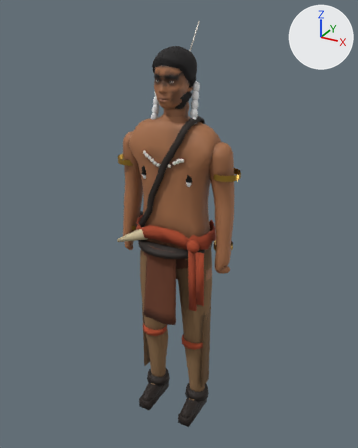
Renders of the glTF model reckoning/models/warrior_braids.glb from each side of a commit.
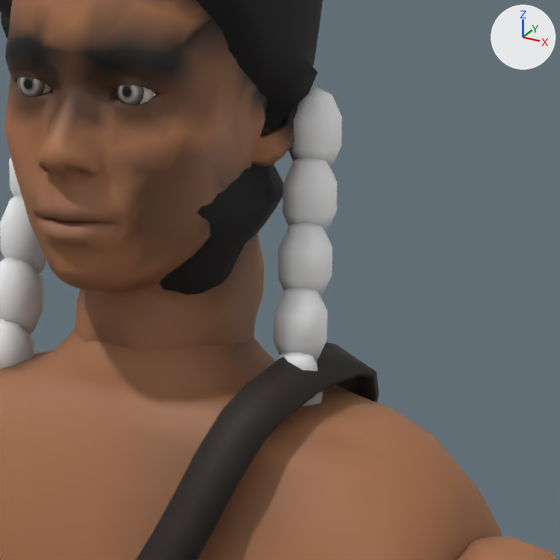
There are two pictures of each version: one whole from a camera (50 mm lens) standing at (0.991, -1.768, 1.906) and looking at (-0.002, 0.037, 1.004), one close up on the part from 43% to 64% of the width and 15% to 32% of the height. The axes (+X, +Y, +Z) are drawn at upper right. The lights are the same throughout. The last two pictures show the newer version. Vertices at exactly the same position are counted once.

Names of what the first close-up shows: 'warrior_braids_body', 'warrior_braids_hair', 'warrior_braids_iris', 'warrior_braids_leather', 'warrior_braids_skin' and 1 more.
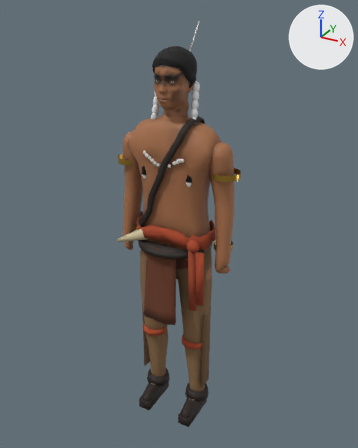
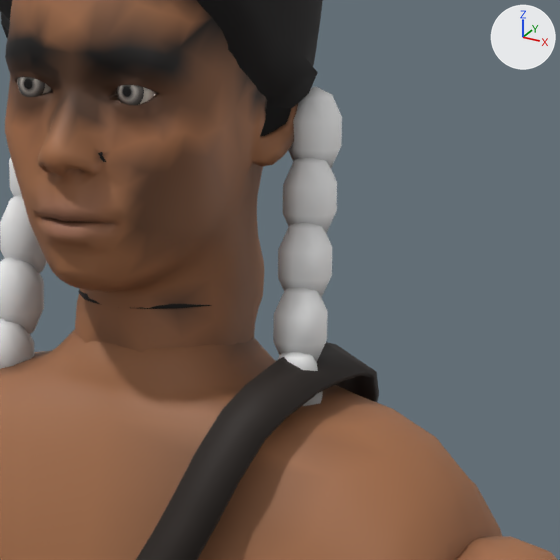
Scene script edits in JSON lines:
```json
{"block": "me_warrior_braids_hair", "where": "me_warrior_braids_hair.from_pydata(...)  # 1898 vertices, 3696 faces; spans x -0.119..0.119, y -0.108..0.096, z 1.231..1.766"}
{"block": "me_warrior_braids_hair", "where": "# used by ob_warrior_braids_hair; location = (0.0, 0.0, 0.0)"}
{"block": "me_warrior_braids_hair", "change": "me_warrior_braids_hair part 1: 478 of 1898 vertices moved; they spanned x -0.071..0.071, y -0.098..0.08, z 1.525..1.625 and now span x -0.071..0.071, y -0.098..0.076, z 1.525..1.614; mean shift (0.0, 0.003, -0.003); largest move (0.0, 0.005, 1.533) -> (0.0, 0.062, 1.533)"}
{"block": "me_warrior_braids_skin", "where": "me_warrior_braids_skin.from_pydata(...)  # 1599 vertices, 3168 faces; spans x -0.083..0.081, y -0.115..0.084, z 1.417..1.749"}
{"block": "me_warrior_braids_skin", "where": "# used by ob_warrior_braids_skin; location = (0.0, 0.0, 0.0)"}
{"block": "me_warrior_braids_skin", "change": "me_warrior_braids_skin part 2: 347 faces centred in x -0.077..0.077, y -0.103..0.062, z 1.504..1.646 are repainted in the vertex colours; the middle colour goes from brown #603e27 to brown #91603f"}
{"block": "me_warrior_braids_skin", "change": "me_warrior_braids_skin part 3: 294 faces centred in x -0.081..0.081, y -0.034..0.058, z 1.576..1.666 are repainted in the vertex colours; the middle colour goes from black #040303 to brown #603e27"}
```

What differs and where, as boxes (x1, y1, x2, y2) in the close-ups (560 x 560 px; the box of a moved part takes in the faces that stretch with it):
```json
{"part": 1, "of": "me_warrior_braids_hair", "change": "moved or reshaped", "before": [159, 106, 291, 295], "after": [78, 106, 291, 309], "on screen": "mostly hidden afterwards"}
{"part": 2, "of": "me_warrior_braids_skin", "change": "recoloured", "before": [78, 98, 294, 325], "after": [78, 98, 294, 325]}
{"part": 3, "of": "me_warrior_braids_skin", "change": "recoloured", "before": [259, 94, 298, 143], "after": [259, 94, 298, 143]}
```
